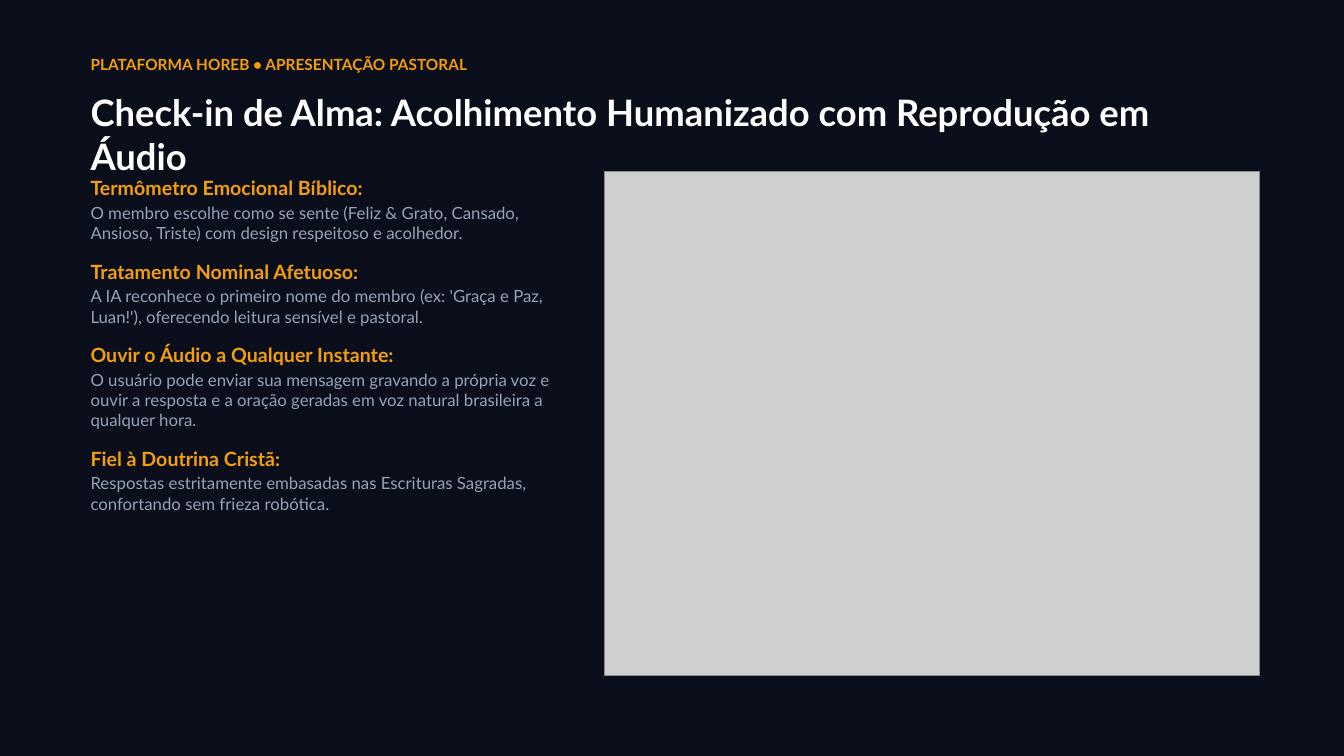
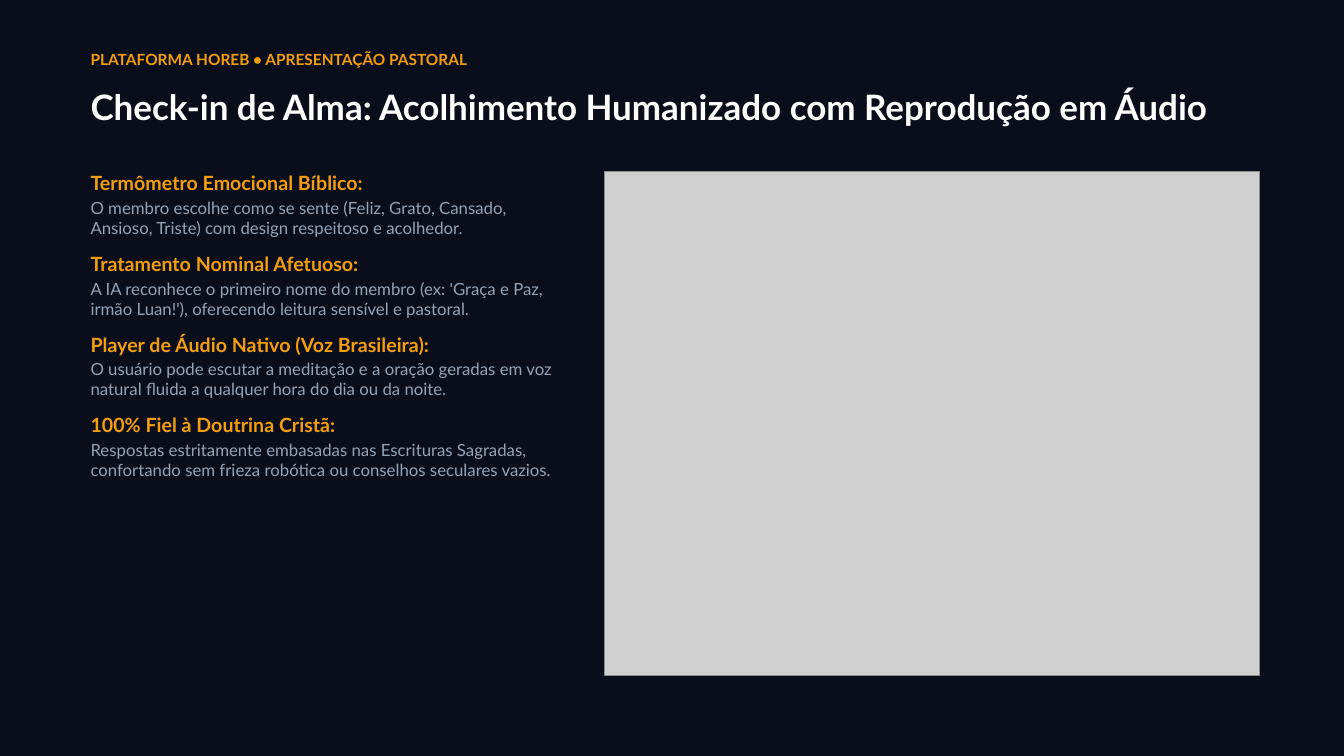
Before and after one commit to lynxemssistema-blip/horeb, a slide deck: slide 4 of Apresentacao_Horeb_Pastores.pptx. Drawn at 1344x756 pixels with LibreOffice and Linux fonts; fonts in the diff are those of the drawing; grey boxes stand for pictures. Boxes give left, top, right and bottom in pixels: in the first picture for what was removed or moved away, otherwise in the second. Text is boxed around its words. In the diff, an @@ line names an element or a change of style, - is before the commit and + after.

```diff
--- a/Apresentacao_Horeb_Pastores.pptx
+++ b/Apresentacao_Horeb_Pastores.pptx
@@ text "PLATAFORMA HOREB • APRESENTAÇÃO PASTORAL" moved from (x1=91, y1=57, x2=467, y2=73) to (x1=91, y1=52, x2=467, y2=68) @@
@@ text "Check-in de Alma: Acolhimento Humanizado ..." at (x1=91, y1=90, x2=1207, y2=127): size 26 to 25 pt @@
@@ text at (x1=91, y1=201, x2=506, y2=237): text changed @@
-O membro escolhe como se sente (Feliz & Grato, Cansado, Ansioso, Triste) com design respeitoso e acolhedor.
+O membro escolhe como se sente (Feliz, Grato, Cansado, Ansioso, Triste) com design respeitoso e acolhedor.
@@ text at (x1=91, y1=282, x2=551, y2=476): text changed @@
-A IA reconhece o primeiro nome do membro (ex: 'Graça e Paz, Luan!'), oferecendo leitura sensível e pastoral.
-Ouvir o Áudio a Qualquer Instante:
-O usuário pode enviar sua mensagem gravando a própria voz e ouvir a resposta e a oração geradas em voz natural brasileira a qualquer hora.
-Fiel à Doutrina Cristã:
-Respostas estritamente embasadas nas Escrituras Sagradas, confortando sem frieza robótica.
+A IA reconhece o primeiro nome do membro (ex: 'Graça e Paz, irmão Luan!'), oferecendo leitura sensível e pastoral.
+Player de Áudio Nativo (Voz Brasileira):
+O usuário pode escutar a meditação e a oração geradas em voz natural fluida a qualquer hora do dia ou da noite.
+100% Fiel à Doutrina Cristã:
+Respostas estritamente embasadas nas Escrituras Sagradas, confortando sem frieza robótica ou conselhos seculares vazios.
```
Also in this commit, not shown: 9 other slides changed, 2 slides added, 15 other files.
